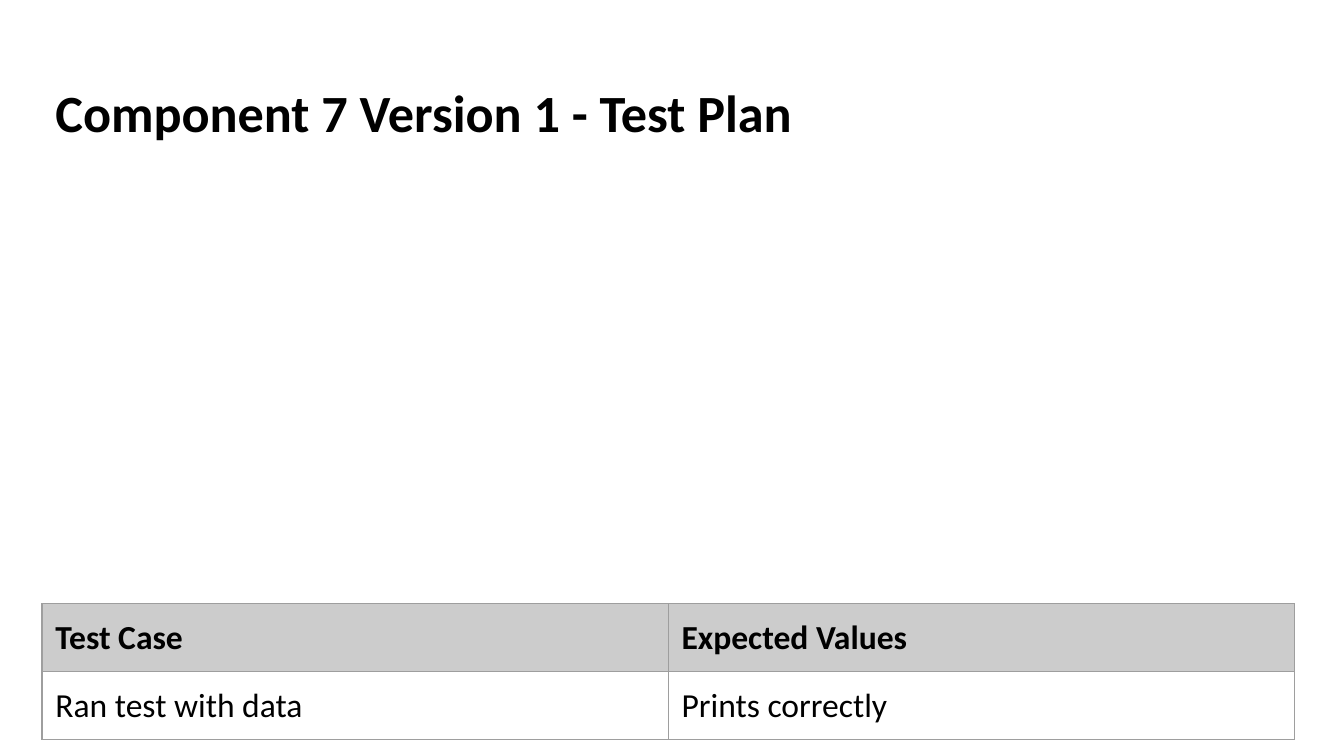
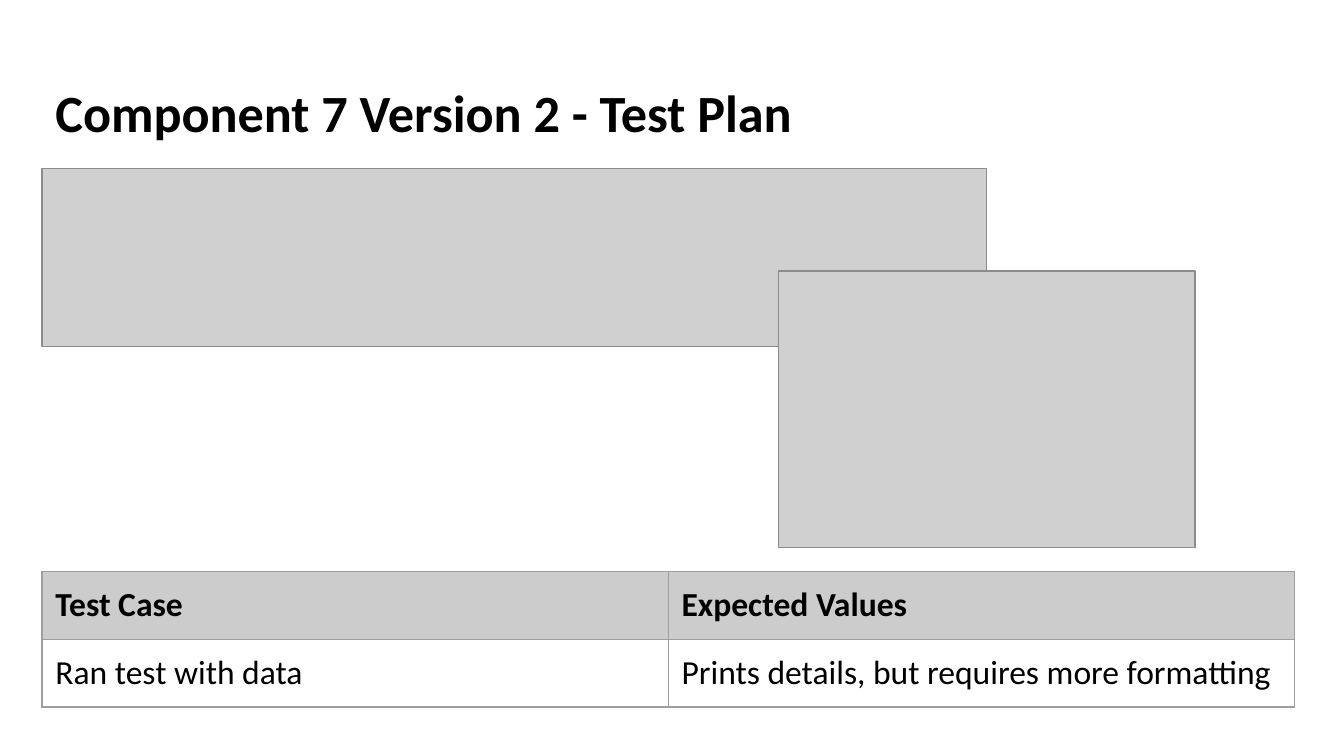
Before and after one commit to danettp/ds_nuts_bot, a slide deck: slide 57 of Danett Pepito - 000_91896 _ 91897 Documentation - 2150400 (Git).pptx. Drawn at 1344x756 pixels with LibreOffice and Linux fonts; fonts in the diff are those of the drawing; grey boxes stand for pictures; background and template pictures are left out. Boxes give left, top, right and bottom in pixels: in the first picture for what was removed or moved away, otherwise in the second. Text is boxed around its words. In the diff, an @@ line names an element or a change of style, - is before the commit and + after.

Commit message:
Print Customer Details
Added code to print customer details.

```diff
--- a/Danett Pepito - 000_91896 _ 91897 Documentation - 2150400 (Git).pptx
+++ b/Danett Pepito - 000_91896 _ 91897 Documentation - 2150400 (Git).pptx
@@ title at (x1=55, y1=95, x2=791, y2=141): text changed @@
-Component 7 Version 1 - Test Plan
+Component 7 Version 2 - Test Plan
@@ picture added at (x1=42, y1=169, x2=986, y2=347) @@
@@ picture added at (x1=778, y1=271, x2=1195, y2=548) @@
@@ table at (x1=42, y1=571, x2=1294, y2=746) @@
-row 2, column 2: Prints correctly
+row 2, column 2: Prints details, but requires more formatting
@@ table resized from (x1=42, y1=603, x2=1294, y2=738) to (x1=42, y1=571, x2=1294, y2=746) @@
```
Also in this commit, not shown: 2 other slides changed, 1 other file.
